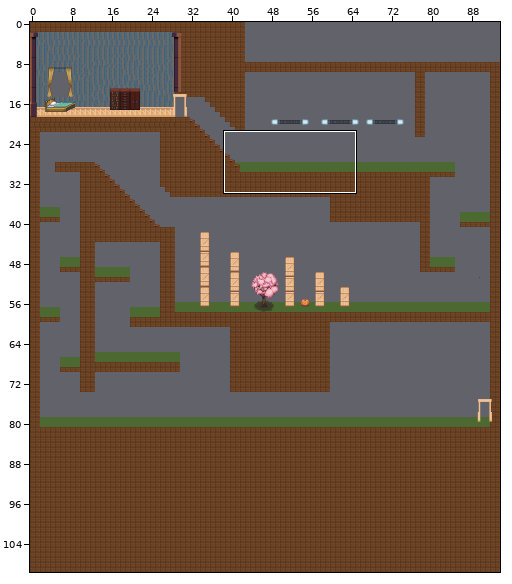
A Tiled map gets an edit: public/assets/map/map.tmx. The picture above shows the old version from afar; the outline marks the close-up.
Close-up. Earlier state:
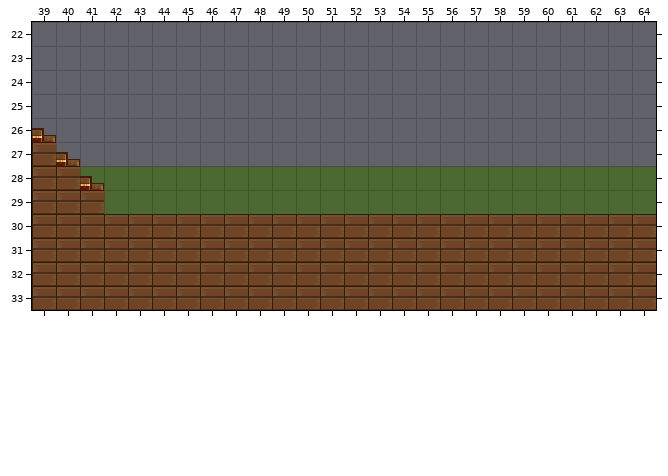
Cells are 16x16 px. Shown: x 39..64, y 22..33. The commit also changed other parts of the map, which this record leaves out.
Once edited:
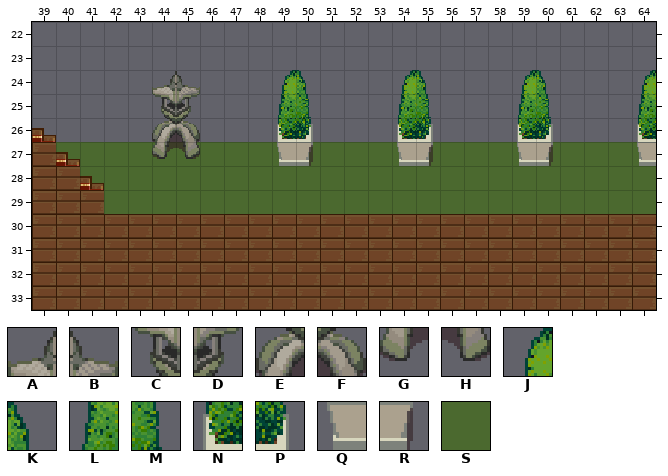
Key: from "build_atlas": A 50, B 51, C 114, D 115, E 178, F 179, G 242, H 243, J 654, K 655, L 718, M 719, N 782, P 783, Q 846, R 847; from "tile_wall": S 114.
_ is an empty cell.
Tiles of an added or newly shown layer are drawn over the layers below it.
From old to new:
Layer "grass" (added):
Tile S is added in row 27 at x 40 to 64.
Layer "outdoorDecorations" (added):
Tile A is added in row 24 at x 44.
Tile B is added in row 24 at x 45.
Tile C is added in row 25 at x 44.
Tile D is added in row 25 at x 45.
Tile E is added in row 26 at x 44.
Tile F is added in row 26 at x 45.
Tile G is added in row 27 at x 44.
Tile H is added in row 27 at x 45.
Tile J is added in row 24 at x 49, 54, 59 and 64.
Tile K is added in row 24 at x 50, 55 and 60.
Tile L is added in row 25 at x 49, 54, 59 and 64.
Tile M is added in row 25 at x 50, 55 and 60.
Tile N is added in row 26 at x 49, 54, 59 and 64.
Tile P is added in row 26 at x 50, 55 and 60.
Tile Q is added in row 27 at x 49, 54, 59 and 64.
Tile R is added in row 27 at x 50, 55 and 60.
Pixel boxes of the changes (left, top, right, bottom) in both close-ups:
added: (56, 70, 656, 166)
